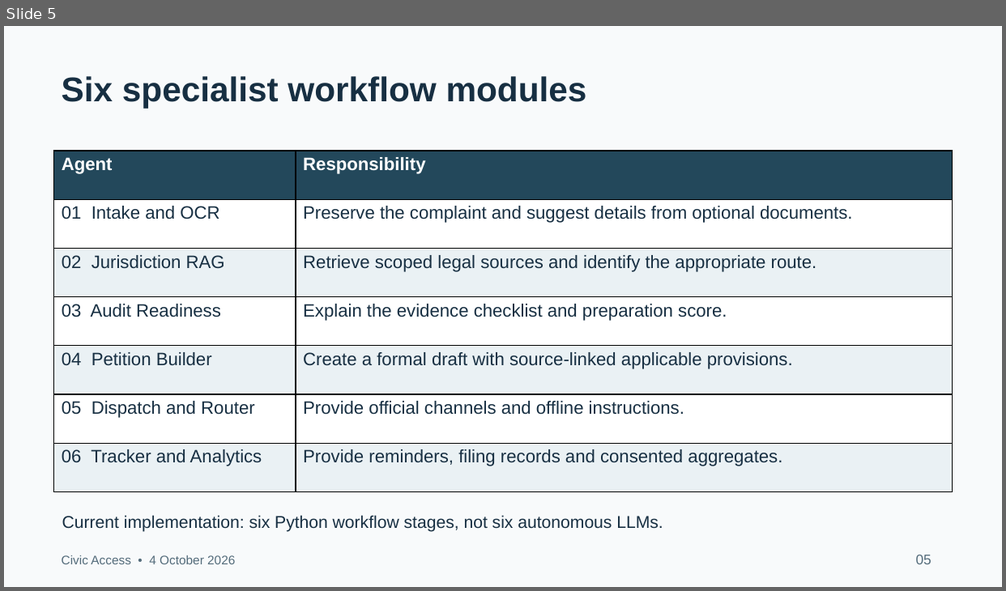
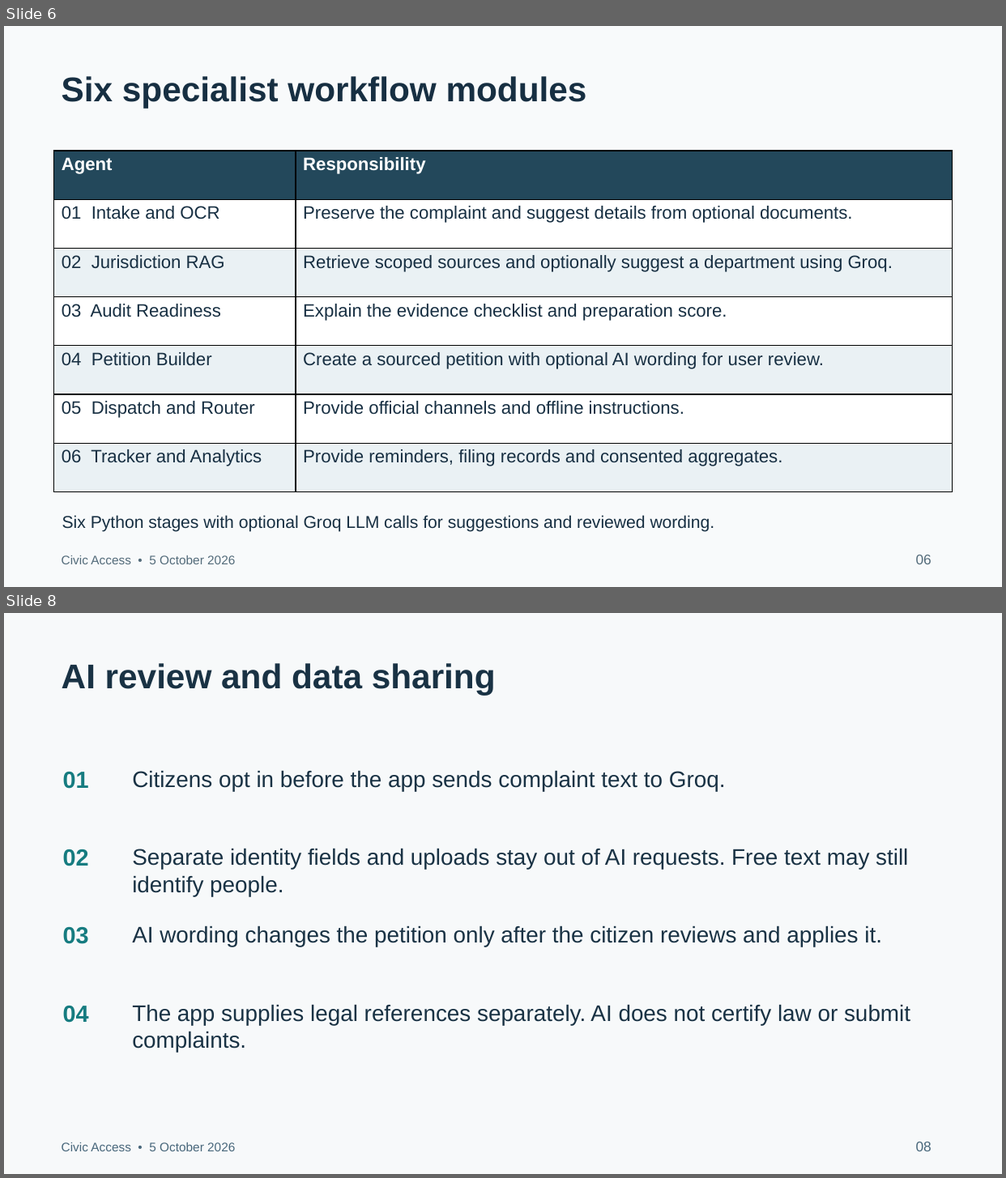
Before and after one commit to ahmadsajjad-logix/public-grievance-platform, a slide deck: docs/Civic Access Project Presentation.pptx. Shown one above the other, each under a label of ours: slide 5 before the commit, slides 6 and 8 after it; the slides between them are not shown. The pictures are 1006x591 and 1006x1178 pixels, drawn with LibreOffice and Linux fonts; fonts in the diff are those of the drawing. Boxes give left, top, right and bottom in pixels: in the first picture for what was removed or moved away, otherwise in the second. Text is boxed around its words. In the diff, an @@ line names an element or a change of style, - is before the commit and + after.

Commit message:
Update PRD and presentation for Groq AI and current complaint workflow

```diff
--- a/docs/Civic Access Project Presentation.pptx
+++ b/docs/Civic Access Project Presentation.pptx
@@ slide 8 added at (4,613,1002,1174), background #F7F9FA @@
@@ text added at (62,663,496,695), 33 pt, text #193244, bold @@
+AI review and data sharing
@@ text added at (63,772,89,789), 22.5 pt, text #167C80, bold @@
+01
@@ text added at (132,770,726,791), 21.8 pt, text #193244 @@
+Citizens opt in before the app sends complaint text to Groq.
@@ text added at (63,850,89,867), 22.5 pt, text #167C80, bold @@
+02
@@ text added at (132,848,908,897), 21.8 pt, text #193244 @@
+Separate identity fields and uploads stay out of AI requests. Free text may still identify people.
@@ text added at (63,927,89,944), 22.5 pt, text #167C80, bold @@
+03
@@ text added at (132,926,882,948), 21.8 pt, text #193244 @@
+AI wording changes the petition only after the citizen reviews and applies it.
@@ text added at (63,1006,89,1023), 22.5 pt, text #167C80, bold @@
+04
@@ text added at (132,1004,910,1052), 21.8 pt, text #193244 @@
+The app supplies legal references separately. AI does not certify law or submit complaints.
@@ text added at (62,1143,235,1152), 12 pt, text #48677B @@
+Civic Access • 5 October 2026
@@ text added at (916,1142,931,1152), 13.5 pt, text #48677B @@
+08
@@ what was slide 5 is now slide 6 @@
@@ slide 6 changed as well @@
@@ table at (54,151,953,493) @@
-row 3, column 2: Retrieve scoped legal sources and identify the appropriate route.
+row 3, column 2: Retrieve scoped sources and optionally suggest a department using Groq.
-row 5, column 2: Create a formal draft with source-linked applicable provisions.
+row 5, column 2: Create a sourced petition with optional AI wording for user review.
@@ text at (62,515,715,532): text changed @@
-Current implementation: six Python workflow stages, not six autonomous LLMs.
+Six Python stages with optional Groq LLM calls for suggestions and reviewed wording.
@@ text at (62,556,235,565): text changed @@
-Civic Access • 4 October 2026
+Civic Access • 5 October 2026
@@ text at (916,555,931,565): text changed @@
-05
+06
```
Also in this commit, not shown: 12 other slides changed, 2 other slides added, 2 other files.
